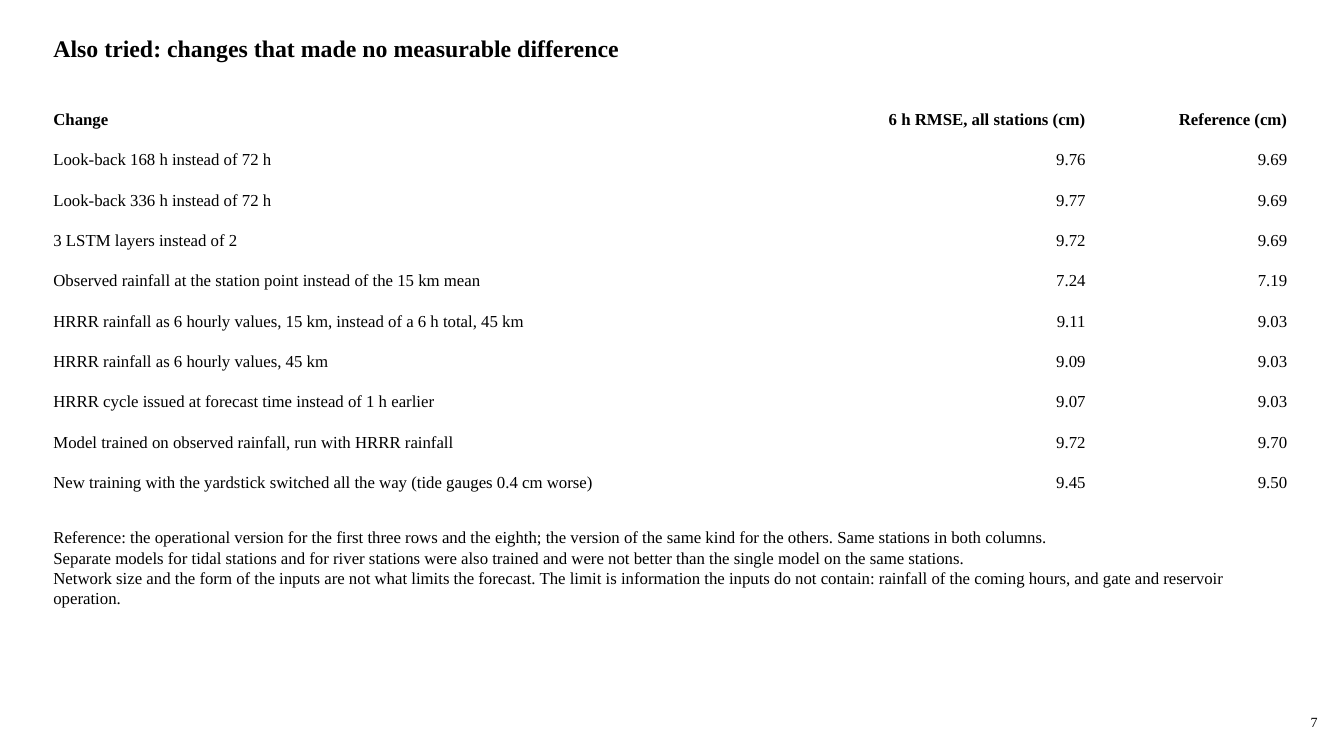
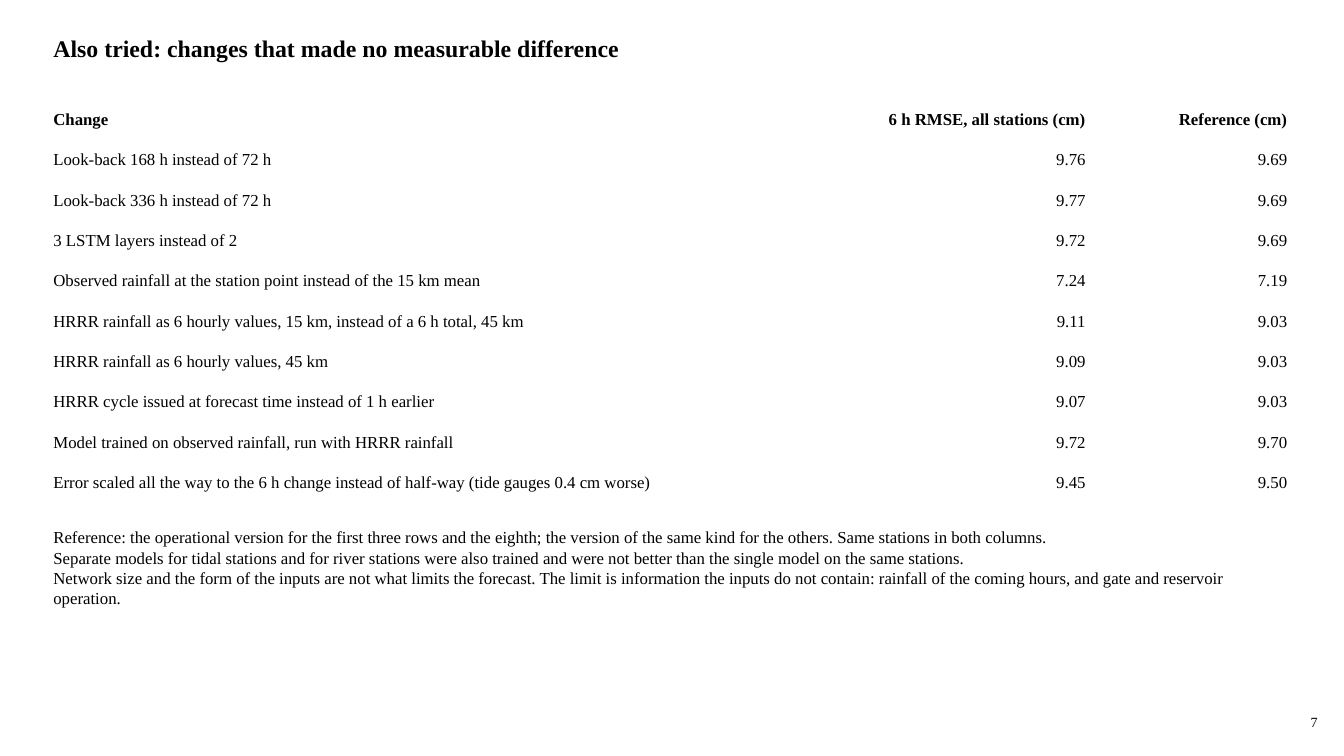
Before and after one commit to LaurenW1997/subdomainLSTM, a slide deck: slide 7 of deliverables/17_versions/version_comparison.pptx. Drawn at 1344x756 pixels with LibreOffice and Linux fonts; fonts in the diff are those of the drawing. Boxes give left, top, right and bottom in pixels: in the first picture for what was removed or moved away, otherwise in the second. Text is boxed around its words. In the diff, an @@ line names an element or a change of style, - is before the commit and + after.

```diff
--- a/deliverables/17_versions/version_comparison.pptx
+++ b/deliverables/17_versions/version_comparison.pptx
@@ text at (53,476,650,492): text changed @@
-New training with the yardstick switched all the way (tide gauges 0.4 cm worse)
+Error scaled all the way to the 6 h change instead of half-way (tide gauges 0.4 cm worse)
```
Also in this commit, not shown: 25 other slides changed, 30 other files.
